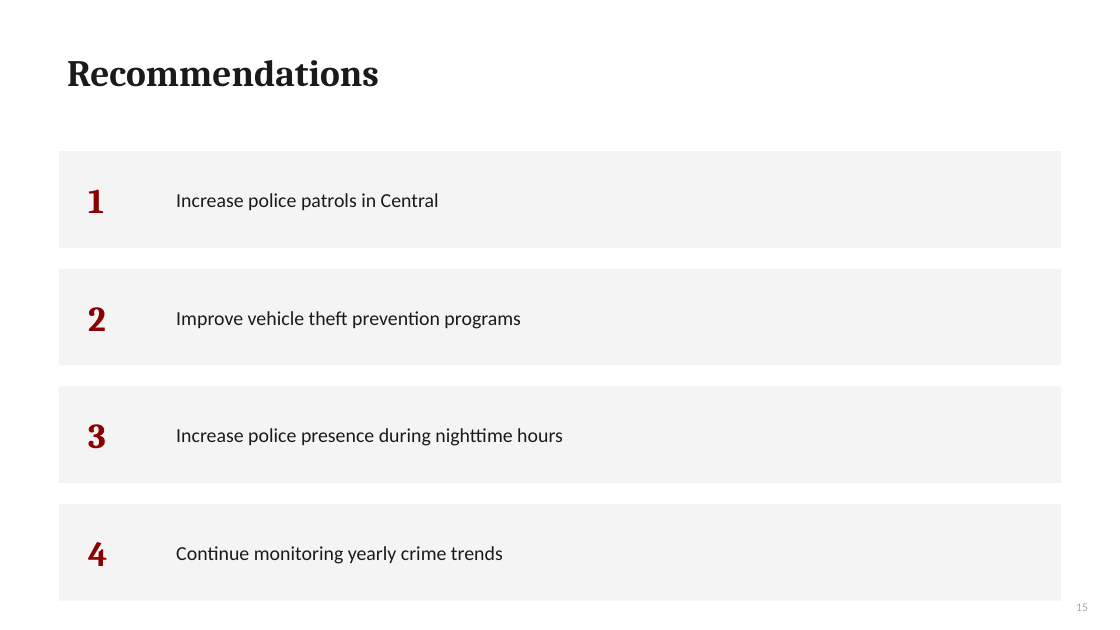
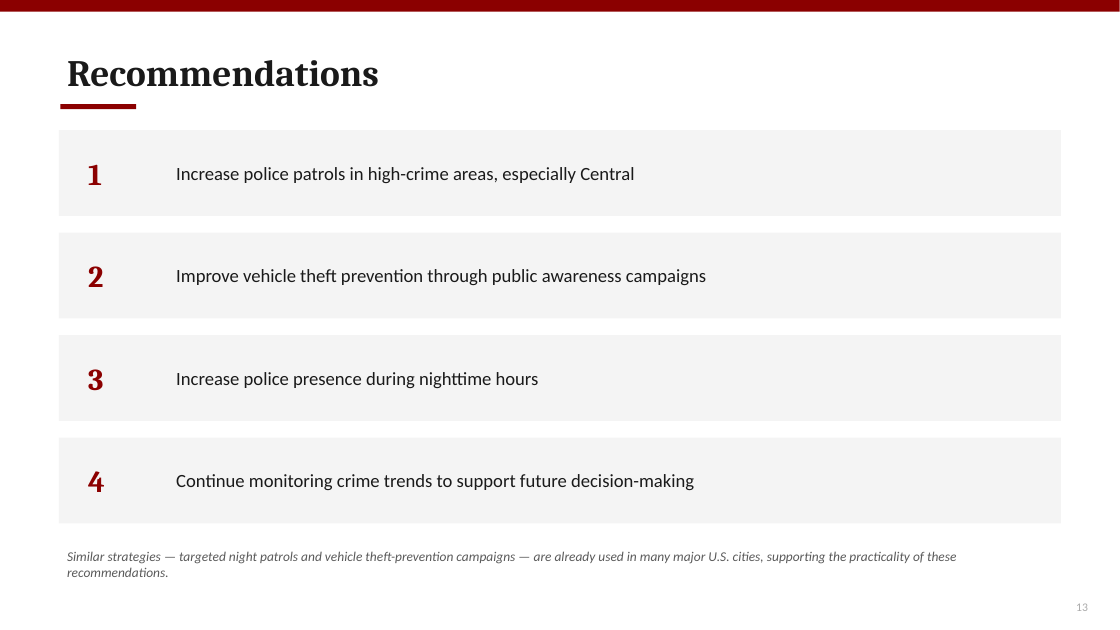
Before and after one commit to fatimaawachi/Analyzing-Crimes-in-LA-2020-2025-, a slide deck: slide 13 of Fatima_awachi_EDA_Project_Presentation.pptx (slide 15 before the commit). Drawn at 1120x630 pixels with LibreOffice and Linux fonts; fonts in the diff are those of the drawing. Boxes give left, top, right and bottom in pixels: in the first picture for what was removed or moved away, otherwise in the second. Text is boxed around its words. In the diff, an @@ line names an element or a change of style, - is before the commit and + after.

```diff
--- a/Fatima_awachi_EDA_Project_Presentation.pptx
+++ b/Fatima_awachi_EDA_Project_Presentation.pptx
@@ rectangle added at box(0, 0, 1120, 12), fill #8B0000 @@
@@ rectangle added at box(60, 104, 136, 109), fill #8B0000 @@
@@ rectangle: place and size @@
-rectangle at box(59, 151, 1061, 248)
+rectangle at box(59, 130, 1061, 216)
@@ text "1": place and size @@
-text "1" at box(88, 189, 104, 213)
+text "1" at box(88, 164, 102, 185)
@@ text at box(176, 167, 634, 183): text changed; size 17 to 16 pt @@
-Increase police patrols in Central
+Increase police patrols in high-crime areas, especially Central
@@ rectangle: place and size @@
-rectangle at box(59, 269, 1061, 365)
+rectangle at box(59, 233, 1061, 318)
@@ text "2": place and size @@
-text "2" at box(88, 307, 106, 331)
+text "2" at box(88, 266, 103, 287)
@@ text at box(176, 269, 706, 285): text changed; size 17 to 16 pt @@
-Improve vehicle theft prevention programs
+Improve vehicle theft prevention through public awareness campaigns
@@ rectangle: place and size @@
-rectangle at box(59, 504, 1061, 601)
+rectangle at box(59, 335, 1061, 421)
@@ text "3": place and size @@
-text "3" at box(88, 424, 106, 449)
+text "3" at box(88, 369, 103, 391)
@@ text "Increase police presence during nighttime ...": place and size @@
-text "Increase police presence during nighttime ..." at box(176, 428, 563, 446)
+text "Increase police presence during nighttime ..." at box(176, 372, 539, 388)
@@ text "Increase police presence during nighttime ..." at box(176, 372, 539, 388): size 17 to 16 pt @@
@@ rectangle: place and size @@
-rectangle at box(59, 386, 1061, 483)
+rectangle at box(59, 438, 1061, 523)
@@ size 30 to 26 pt in 4 elements at box(88, 164, 102, 185), box(88, 266, 103, 287), box(88, 369, 103, 391), box(88, 471, 105, 492) @@
@@ text "4": place and size @@
-text "4" at box(88, 542, 107, 566)
+text "4" at box(88, 471, 105, 492)
@@ text at box(176, 474, 694, 490): text changed; size 17 to 16 pt @@
-Continue monitoring yearly crime trends
+Continue monitoring crime trends to support future decision-making
@@ text added at box(67, 551, 956, 577), 11.5 pt, text #5A5A5A, italic @@
+Similar strategies — targeted night patrols and vehicle theft-prevention campaigns — are already used in many major U.S. cities, supporting the practicality of these recommendations.
```
Also in this commit, not shown: 9 other slides changed, 5 slides added, 6 slides removed, 2 other files.
